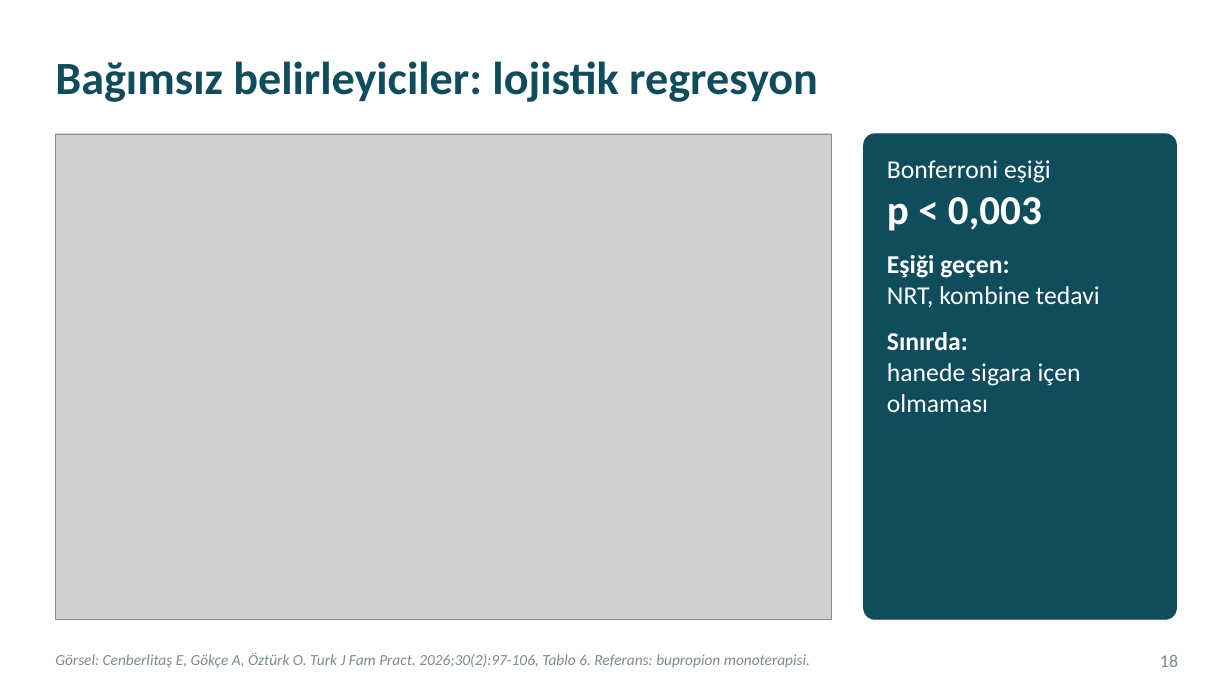
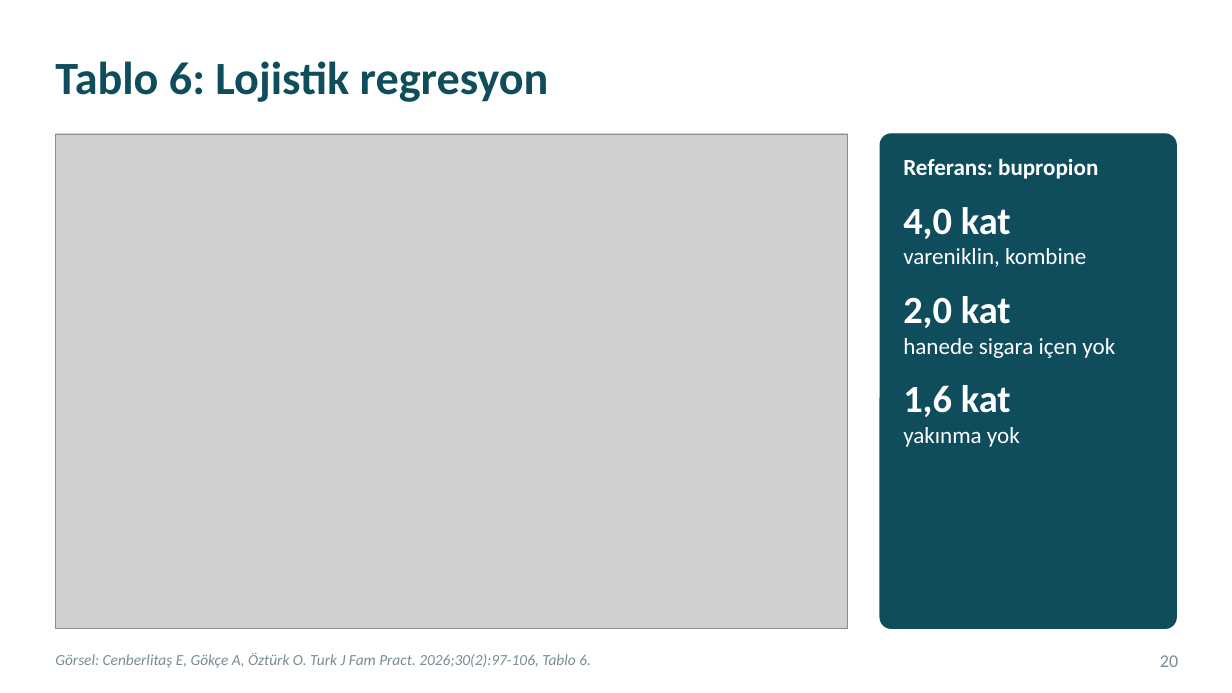
Before and after one commit to kiranahmet/Claude, a slide deck: slide 20 of Sunumlar/Makale_Sunumu_Sigara_Birakma.pptx (slide 18 before the commit). Drawn at 1232x693 pixels with LibreOffice and Linux fonts; fonts in the diff are those of the drawing; grey boxes stand for pictures. Boxes give left, top, right and bottom in pixels: in the first picture for what was removed or moved away, otherwise in the second. Text is boxed around its words. In the diff, an @@ line names an element or a change of style, - is before the commit and + after.

```diff
--- a/Sunumlar/Makale_Sunumu_Sigara_Birakma.pptx
+++ b/Sunumlar/Makale_Sunumu_Sigara_Birakma.pptx
@@ title at [55,61,549,102]: text changed @@
-Bağımsız belirleyiciler: lojistik regresyon
+Tablo 6: Lojistik regresyon
@@ picture: place and size @@
-picture at [55,134,832,619]
+picture at [55,134,848,628]
@@ rectangle: place and size @@
-rectangle at [55,134,832,619]
+rectangle at [55,134,848,628]
@@ rounded rectangle: place and size @@
-rounded rectangle at [864,134,1177,619]
+rounded rectangle at [881,134,1177,628]
@@ rounded rectangle at [881,134,1177,628]: proportions changed @@
@@ text at [903,158,1115,447]: text changed; size 20 to 18 pt @@
-Bonferroni eşiği
-p < 0,003
-Eşiği geçen:
-NRT, kombine tedavi
-Sınırda:
-hanede sigara içen olmaması
+Referans: bupropion
+4,0 kat
+vareniklin, kombine
+2,0 kat
+hanede sigara içen yok
+1,6 kat
+yakınma yok
@@ text at [55,653,591,668]: text changed @@
-Görsel: Cenberlitaş E, Gökçe A, Öztürk O. Turk J Fam Pract. 2026;30(2):97-106, Tablo 6. Referans: bupropion monoterapisi.
+Görsel: Cenberlitaş E, Gökçe A, Öztürk O. Turk J Fam Pract. 2026;30(2):97-106, Tablo 6.
@@ page number at [1160,655,1178,667]: text changed @@
-18
+20
```
Also in this commit, not shown: 18 other slides changed, 2 slides added, 2 slides removed, 11 other files.
